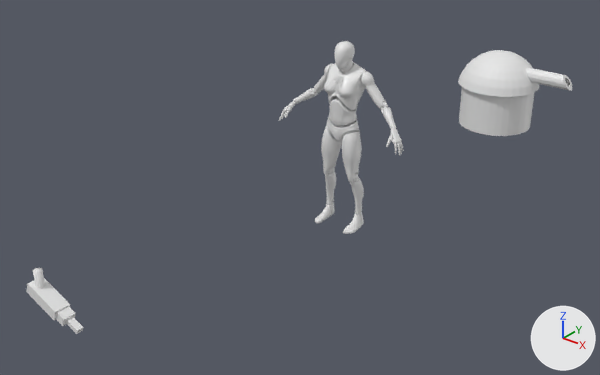
An edit to the FBX model Content/Blender/turretkit.fbx, drawn before and after from the same camera.
Both versions are drawn from a 50 mm camera at (4.2, -9.15, 3.87) aimed at (-0.37, -3.44, 0.33). The axes (+X, +Y, +Z) are drawn at lower right. The lights are the same throughout.

Names of what the first picture shows: 'Cube', 'SK_Femmequin_LOD0', 'Turret'.
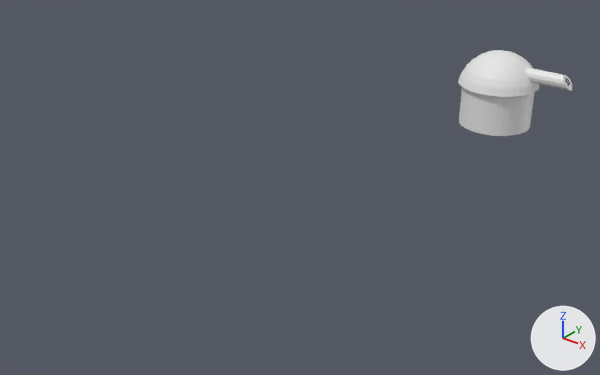
What differs and where, as boxes [x1, y1, x2, y2] in the pictures (600 x 375 px):
'SK_Femmequin_LOD0', deleted: before [279, 41, 404, 234]
    faces in mat_m_ue4man_body (white #e7e7e7): [279, 41, 404, 234]
'Cube', deleted: before [26, 268, 83, 334]

Edits to the bpy script that builds the scene:
```text
Remove ob_cube:
    ob_cube = bpy.data.objects.new('Cube', me_cube)
    ob_cube.location = (-0.741, -6.055, 0.209)
Remove ob_sk_femmequin_lod0:
    ob_sk_femmequin_lod0 = bpy.data.objects.new('SK_Femmequin_LOD0', me_sk_femmequin_lod0_001)
    ob_sk_femmequin_lod0.location = (0.0, -3.287, 0.0)
```
